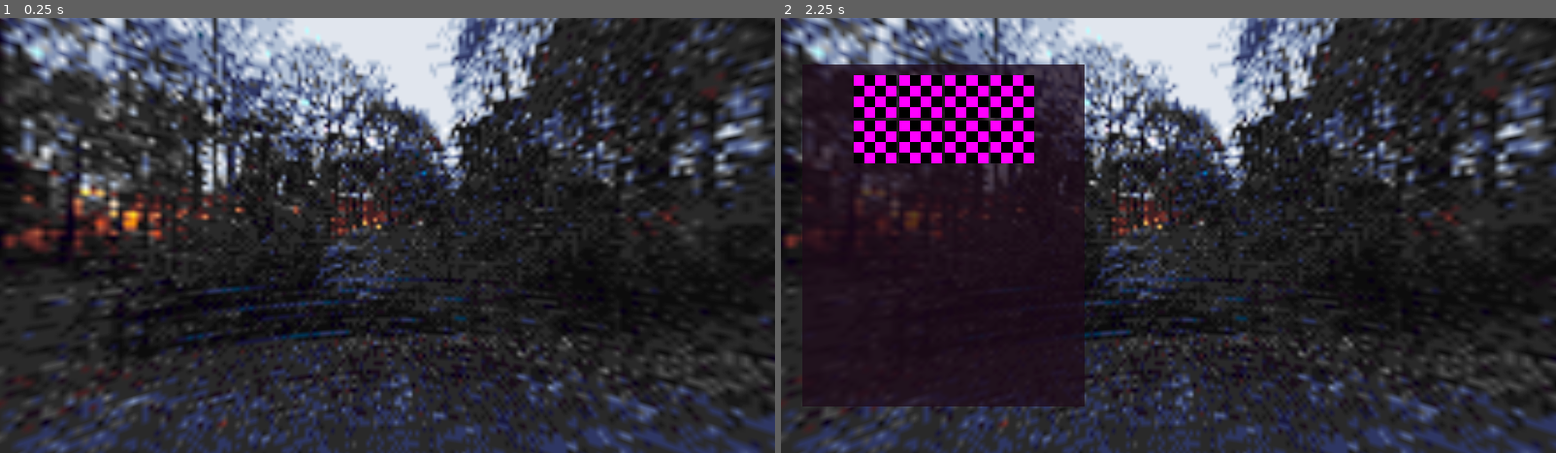
Above: before the commit, frames 1-2 (left to right).
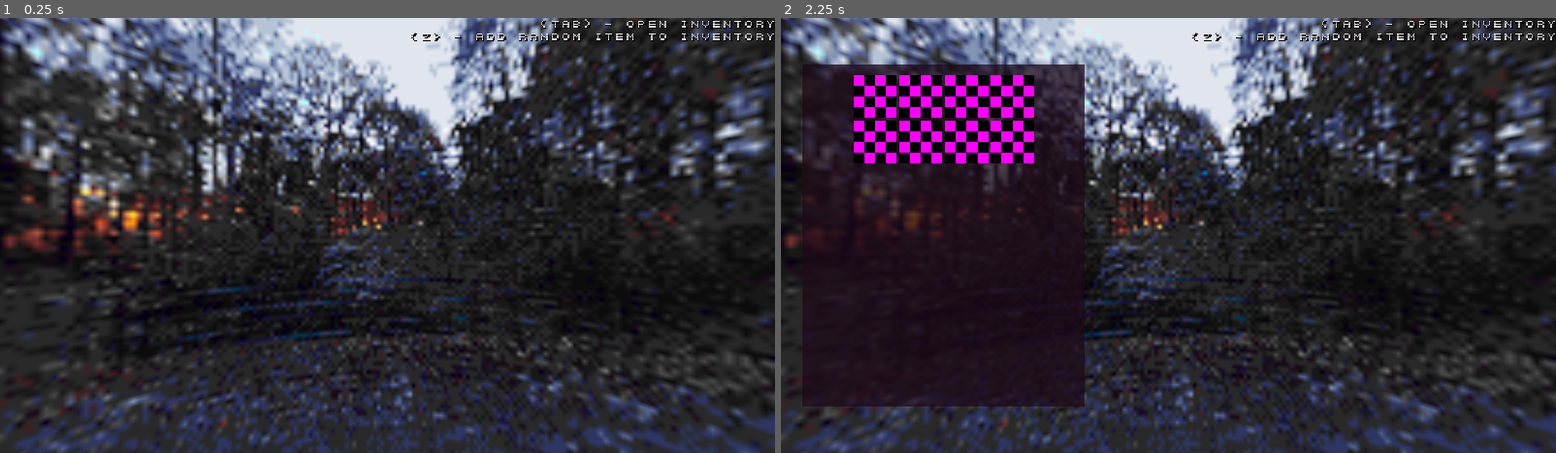
Above: after the commit, the same moments.

Repository: asciislvt/musical-sniffle
Game: Godot game, scene res://main.tscn
Same seed, same stepped clock (60 frames per second), same inputs: the game is played once before the commit and once after it.
Inputs (mouse positions are in pixels of both pictures, inside the frame that each line leads up to):
- Up to frame 1 (0.25 s): no input
- Up to frame 2 (2.25 s): tap Enter at 0.5, 2 s; move the mouse to (1339, 213) at 0.52 s; tap Tab (tab) at 0.6, 1.35, 2.1 s; tap Space at 1.25 s; move the mouse to (1013, 257) at 1.27 s; move the mouse to (1246, 139) at 2.02 s

The runs differ from the first frame. In frame 1, 0.5% of the frame differs, in the area x 53-100%, y 0-6%; in frame 2, 0.5%.

Commit message:
good morning :33

Diff:
--- a/inventory/InventoryItem.tscn
+++ b/inventory/InventoryItem.tscn
@@ -1,5 +1,6 @@
 [gd_scene format=3 uid="uid://7ao0p2o2ua37"]
 
 [node name="InventoryItem" type="Control"]
+custom_minimum_size = Vector2(64, 64)
 layout_mode = 3
 anchors_preset = 0
--- a/inventory/InventoryUI.tscn
+++ b/inventory/InventoryUI.tscn
@@ -19,7 +19,9 @@
 anchors_preset = 4
 anchor_top = 0.5
 anchor_bottom = 0.5
-offset_right = 420.0
+offset_top = -11.5
+offset_right = 65.0
+offset_bottom = 11.5
 grow_vertical = 2
 theme_override_constants/margin_left = 32
 theme_override_constants/margin_right = 32
--- a/inventory/inventory_slot.gd
+++ b/inventory/inventory_slot.gd
@@ -1,7 +1,19 @@
 extends Control
 class_name InventorySlot
 
+enum SlotStates{
+	SLOT_DEFAULT,
+	SLOT_HOVER,
+	SLOT_TAKEN,
+	SLOT_OPEN,
+}
+
 var _grid_position: Vector2i
+var _slot_state: SlotStates = SlotStates.SLOT_DEFAULT
 
 func set_grid_position(_position: Vector2i) -> void:
 	_grid_position = _position
+
+
+func _on_mouse_entered() -> void:
+	pass # Replace with function body.
--- a/main.tscn
+++ b/main.tscn
@@ -1,9 +1,10 @@
-[gd_scene load_steps=8 format=3 uid="uid://cg41557m18qa"]
+[gd_scene load_steps=10 format=3 uid="uid://cg41557m18qa"]
 
 [ext_resource type="Texture2D" uid="uid://cq4ecvj0nxqg" path="res://assets/fug.png" id="1_20aov"]
 [ext_resource type="PackedScene" uid="uid://bngxmdc1eoili" path="res://inventory/InventoryUI.tscn" id="2_xh4lv"]
 [ext_resource type="Script" uid="uid://grbe6m38utyu" path="res://inventory/inventory.gd" id="3_rfrky"]
 [ext_resource type="Resource" uid="uid://t1y3mnarlx3i" path="res://resources/inv_data.tres" id="4_52idc"]
+[ext_resource type="FontFile" uid="uid://dncpvtl2bun61" path="res://assets/def_font.webp" id="5_lquwl"]
 
 [sub_resource type="PanoramaSkyMaterial" id="PanoramaSkyMaterial_0xm2m"]
 panorama = ExtResource("1_20aov")
@@ -16,6 +17,9 @@
 sky = SubResource("Sky_h2yge")
 tonemap_mode = 2
 glow_enabled = true
+
+[sub_resource type="LabelSettings" id="LabelSettings_7mycd"]
+font = ExtResource("5_lquwl")
 
 [node name="Main" type="Node3D"]
 
@@ -31,3 +35,16 @@
 
 [node name="InventorUI" parent="." instance=ExtResource("2_xh4lv")]
 visible = false
+
+[node name="Label" type="Label" parent="."]
+anchors_preset = 1
+anchor_left = 1.0
+anchor_right = 1.0
+offset_left = -1.0
+offset_bottom = 23.0
+grow_horizontal = 0
+size_flags_horizontal = 0
+text = "<tab> - open inventory
+<z> - add random item to inventory"
+label_settings = SubResource("LabelSettings_7mycd")
+horizontal_alignment = 2
Not shown, changed: assets/def_font.webp.import
